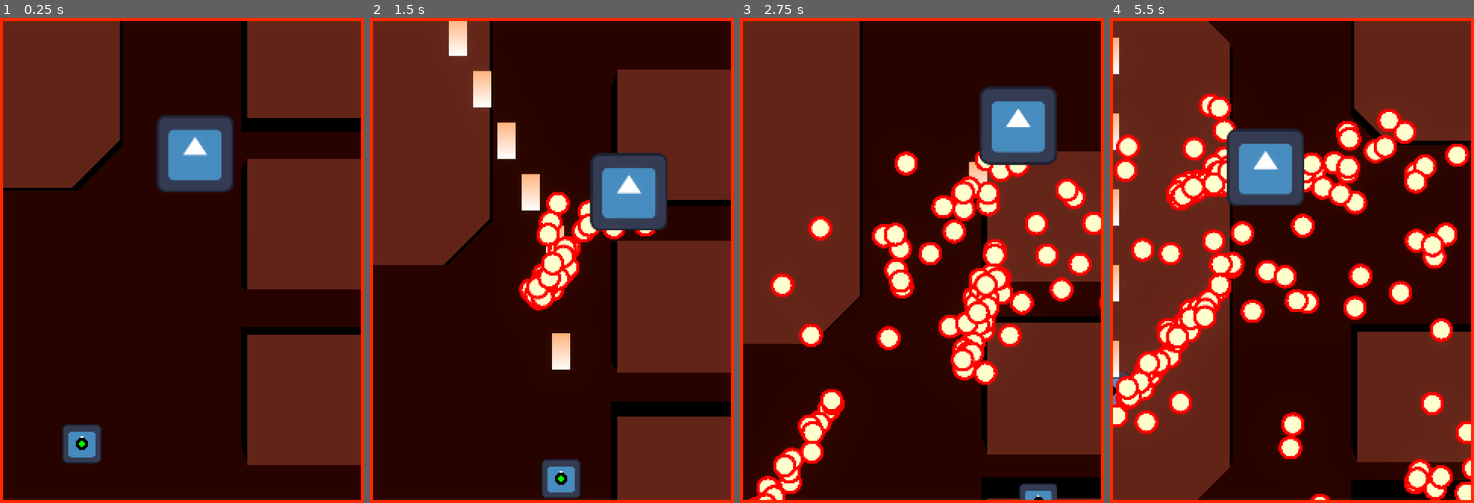
Above: before the commit, frames 1-4 (left to right).
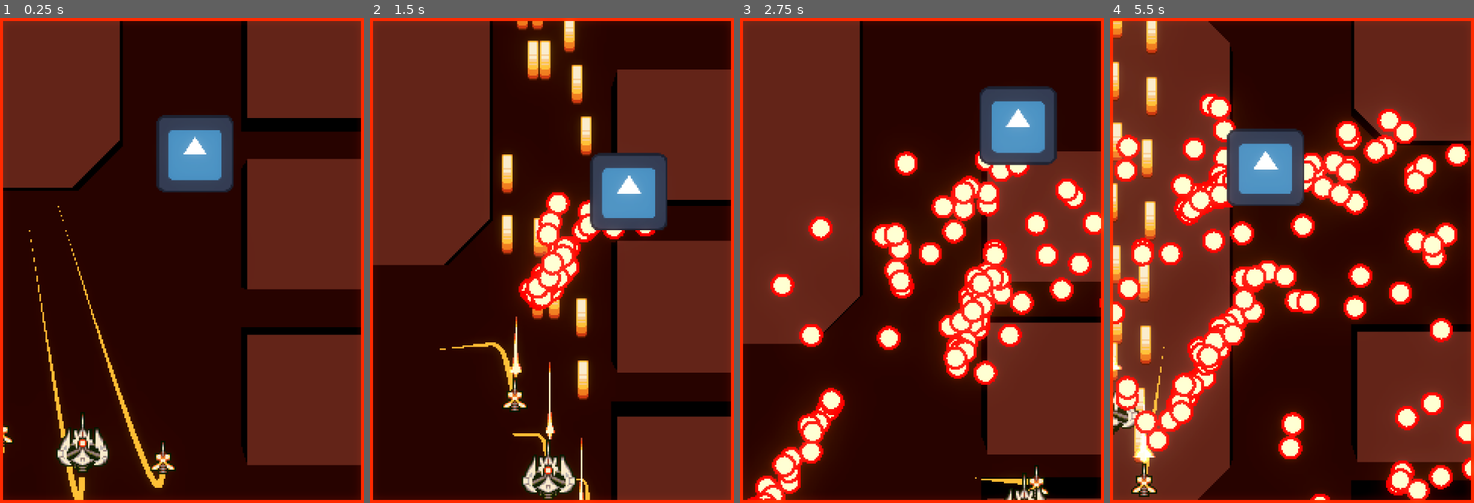
Above: after the commit, the same moments.

Repository: Aeterasu/GWJ97
Game: Godot game, scene res://main/main.tscn
Two runs of this game, one before a commit and one after it. Both use one fixed random seed, a clock stepped at 60 frames per second and the inputs below. The engine's default icon, where the game draws it, is replaced by a stand-in: a white triangle on a blue panel in a dark square.
Inputs (mouse positions are in pixels of both pictures, inside the frame that each line leads up to):
- Up to frame 1 (0.25 s): no input
- Up to frame 2 (1.5 s): tap Enter (ui_accept) at 0.5, 0.77 s; move the mouse to (632, 236) at 0.52 s; hold D (player_input_right) 0.53-1.28 s; hold J (player_input_action_1) 0.53-1.28 s; click (632, 236) at 0.67 s; move the mouse to (479, 284) at 1.27 s; hold S (player_input_down) from 1.28 s (still down); tap J (player_input_action_1) at 1.35 s
- Up to frame 3 (2.75 s): tap Enter (ui_accept) at 1.52 s; move the mouse to (958, 153) at 2.02 s; release S (player_input_down) at 2.03 s; hold D (player_input_right) from 2.03 s (still down); hold K (player_input_action_2) from 2.03 s (still down); tap J (player_input_action_1) at 2.3 s
- Up to frame 4 (5.5 s): move the mouse to (1273, 357) at 2.77 s; release D (player_input_right) at 2.78 s; release K (player_input_action_2) at 2.78 s; hold W (player_input_up) 2.78-3.53 s; tap J (player_input_action_1) at 2.85, 4.55 s; click (1273, 357) at 2.92 s; tap Enter (ui_accept) at 3.02, 3.77, 4.52 s; move the mouse to (1401, 333) at 3.52 s; hold J (player_input_action_1) 3.53-4.28 s; hold A (player_input_left) 3.53-5.03 s; move the mouse to (1182, 187) at 4.27 s; tap K (player_input_action_2) at 4.35 s; move the mouse to (1310, 260) at 5.02 s; hold S (player_input_down) from 5.03 s (still down); hold J (player_input_action_1) from 5.03 s (still down); click (1310, 260) at 5.17 s

The runs differ from the first frame. In frame 1, 2.6% of the frame differs, in the area x 0-61%, y 23-100%; in frame 2, 7.9%; in frame 3, 5.0%; in frame 4, 16%, in the area x 0-100%, y 0-100%.

Commit message:
shooting

Diff:
--- a/project/bullet/bullet.gd
+++ b/project/bullet/bullet.gd
@@ -14,10 +14,12 @@
 var multimesh_id: int = 0
 
 func update(delta: float) -> void:
+	if not is_active:
+		return
+
 	position = process_standard_bullet(delta)
 
-	if position.x <= -32.0 or position.x >= Game.BOARD_SIZE.x + 32.0\
-		or position.y <= -32.0 or position.y >= Game.BOARD_SIZE.y + 32.0:
+	if position.y <= -32.0 or position.y >= Game.BOARD_SIZE.y + 32.0 or position.x <= -32.0 or position.x >= Game.BOARD_SIZE.x + 32.0:
 		is_active = false
 
 func process_standard_bullet(delta: float) -> Vector2:
--- a/project/bullet/bullet_engine.gd
+++ b/project/bullet/bullet_engine.gd
@@ -95,6 +95,7 @@
 	set_bullet_mesh_position(bullet.multimesh_id, position)
 	bullet_visual.multimesh.reset_instance_physics_interpolation(bullet.multimesh_id)
 
+	PhysicsServer2D.area_set_transform(bullet.area_rid, Transform2D.IDENTITY.translated(bullet.position))
 	PhysicsServer2D.area_set_shape_disabled(bullet.area_rid, 0, false)
 
 	active_bullet_count += 1
--- a/project/game/game.tscn
+++ b/project/game/game.tscn
@@ -5,8 +5,10 @@
 [ext_resource type="Script" uid="uid://dpcpbpske8jii" path="res://bullet/bullet_engine.gd" id="2_4fuuu"]
 [ext_resource type="ArrayMesh" uid="uid://b3yur11e2x152" path="res://backdrop/mesh/backdrop_base.obj" id="2_dakft"]
 [ext_resource type="Script" uid="uid://llf5q5lfma04" path="res://backdrop/3d_backdrop.gd" id="2_u5opy"]
+[ext_resource type="Script" uid="uid://dbaxnfdbt6cyt" path="res://game/game_sequencer.gd" id="2_y36n6"]
 [ext_resource type="Script" uid="uid://dlc3jkre3x6x8" path="res://enemy/test_enemy.gd" id="4_dxrkv"]
 [ext_resource type="Texture2D" uid="uid://5lbu4jhq605g" path="res://icon.svg" id="5_dakft"]
+[ext_resource type="Texture2D" uid="uid://cag6n42kgn62k" path="res://bullet/texture/texture_player_bullet.png" id="7_l8g03"]
 
 [sub_resource type="Environment" id="Environment_y36n6"]
 background_mode = 1
@@ -21,17 +23,10 @@
 albedo_color = Color(0.36862746, 0.11372549, 0.05490196, 1)
 
 [sub_resource type="QuadMesh" id="QuadMesh_dakft"]
-size = Vector2(12, 24)
+size = Vector2(9, -28)
 
 [sub_resource type="MultiMesh" id="MultiMesh_dxrkv"]
 mesh = SubResource("QuadMesh_dakft")
-
-[sub_resource type="Gradient" id="Gradient_dxrkv"]
-colors = PackedColorArray(1, 0.69411767, 0.4745098, 1, 1, 1, 1, 1)
-
-[sub_resource type="GradientTexture2D" id="GradientTexture2D_dakft"]
-gradient = SubResource("Gradient_dxrkv")
-fill_from = Vector2(1, 1)
 
 [sub_resource type="QuadMesh" id="QuadMesh_u5opy"]
 size = Vector2(16, 16)
@@ -56,6 +51,14 @@
 [node name="Game" type="Node2D" unique_id=1170915870 node_paths=PackedStringArray("player")]
 script = ExtResource("1_vasa2")
 player = NodePath("Player")
+
+[node name="GameSequencer" type="Node" parent="." unique_id=1755961327 node_paths=PackedStringArray("animation_player")]
+script = ExtResource("2_y36n6")
+animation_player = NodePath("AnimationPlayer")
+patterns_health = Array[float]([400.0, 400.0, 250.0, 450.0, 600.0, 700.0, 900.0])
+metadata/_custom_type_script = "uid://dbaxnfdbt6cyt"
+
+[node name="AnimationPlayer" type="AnimationPlayer" parent="GameSequencer" unique_id=1987204388]
 
 [node name="ColorRect" type="ColorRect" parent="." unique_id=1323206809]
 z_index = -4096
@@ -103,9 +106,6 @@
 transform = Transform3D(1, 0, 0, 0, -4.371139e-08, 1, 0, -1, -4.371139e-08, 0, 20.952, 6.406)
 fov = 21.0
 
-[node name="Player" parent="." unique_id=151246520 node_paths=PackedStringArray("bullet_engine") instance=ExtResource("1_l1rk1")]
-bullet_engine = NodePath("../PlayerBulletEngine")
-
 [node name="PlayerBulletEngine" type="Node" parent="." unique_id=107471320 node_paths=PackedStringArray("bullet_visual")]
 script = ExtResource("2_4fuuu")
 max_bullet_count = 1024
@@ -114,8 +114,12 @@
 metadata/_custom_type_script = "uid://dpcpbpske8jii"
 
 [node name="PlayerBulletVisual" type="MultiMeshInstance2D" parent="." unique_id=1722292251]
+texture_filter = 1
 multimesh = SubResource("MultiMesh_dxrkv")
-texture = SubResource("GradientTexture2D_dakft")
+texture = ExtResource("7_l8g03")
+
+[node name="Player" parent="." unique_id=151246520 node_paths=PackedStringArray("bullet_engine") instance=ExtResource("1_l1rk1")]
+bullet_engine = NodePath("../PlayerBulletEngine")
 
 [node name="EnemyBulletEngine" type="Node" parent="." unique_id=186166208 node_paths=PackedStringArray("bullet_visual")]
 script = ExtResource("2_4fuuu")
--- /dev/null
+++ b/project/game/game_sequencer.gd
@@ -0,0 +1,5 @@
+class_name GameSequencer extends Node
+
+@export var animation_player: AnimationPlayer = null
+
+@export var patterns_health: Array[float] = []
--- a/project/main/main.tscn
+++ b/project/main/main.tscn
@@ -12,7 +12,8 @@
 background_mode = 3
 background_canvas_max_layer = 1000
 glow_enabled = true
-glow_hdr_threshold = 0.6
+glow_intensity = 0.5
+glow_hdr_threshold = 0.4
 glow_hdr_scale = 1.3
 
 [sub_resource type="LabelSettings" id="LabelSettings_3b7yk"]
@@ -57,6 +58,8 @@
 
 [node name="SubViewport" type="SubViewport" parent="GameLayer/SubViewportContainer" unique_id=1270011132]
 handle_input_locally = false
+canvas_item_default_texture_filter = 0
+canvas_item_default_texture_repeat = 1
 oversampling = false
 size = Vector2i(240, 320)
 render_target_update_mode = 4
--- a/project/player/player.gd
+++ b/project/player/player.gd
@@ -3,14 +3,37 @@
 @export var base_speed: float = 0.0
 @export var focus_speed: float = 0.0
 
-@export var weapon: PlayerWeapon = null
+@export var base_weapon: PlayerWeapon = null
+@export var focus_weapon: PlayerWeapon = null
 var is_focused: bool = false
 
 @export var bullet_engine: BulletEngine = null
 
+@export var options_rotation_speed: float = 0.0
+@export var options_base_distance: float = 0.0
+@export var options_focus_distance: float = 0.0
+@export var options: Array[Node2D] = []
+@export var options_transition_duration: float = 0.0
+var options_transition_current_timer: float = 0.0
+var options_angle: float = 0.0
+
+@export var muzzle_flashes: Array[Node2D] = []
+
+var lives: int = 0
+const STARTING_LIVES: int = 3
+const INVINCIBILITY_ON_HIT: float = 6.0
+const INVINCIBILITY_ON_BOMB: float = 3.0
+
 var enable_hitbox: bool = false
 
 var control_state: ControlState = ControlState.NORMAL
+
+var invincibility_timer: float = 0.0
+
+var is_dead: bool = false
+
+signal on_hit
+signal on_death
 
 enum ControlState
 {
@@ -19,15 +42,42 @@
 }
 
 func _ready() -> void:
-	weapon.bullet_engine = self.bullet_engine
+	base_weapon.bullet_engine = self.bullet_engine
+	focus_weapon.bullet_engine = self.bullet_engine
+
+	base_weapon.on_fire.connect(on_fire)
+	focus_weapon.on_fire.connect(on_fire)
 
 	collision_layer = 1 << BulletEngine.PLAYER_COLLISION_BIT
 	collision_mask = 1 << BulletEngine.ENEMY_COLLISION_BIT
 
+	for flash in muzzle_flashes:
+		flash.scale.x = 0.0
+
 func _physics_process(delta: float) -> void:
 	if control_state == ControlState.NORMAL:
+		if is_dead:
+			return
+
 		process_movement(delta)
 		process_weapon(delta)
+
+	# options
+
+	options_angle += options_rotation_speed * delta
+
+	if is_focused:
+		options_transition_current_timer = min(options_transition_current_timer + delta, options_transition_duration)
+	else:
+		options_transition_current_timer = max(options_transition_current_timer - delta, 0.0)
+
+	var final_radius: float = lerp(options_base_distance, options_focus_distance, options_transition_current_timer / options_transition_duration)
+
+	if options.size() > 0:
+		for i in options.size():
+			var angle = options_angle + (TAU / options.size()) * i
+			var offset = Vector2(cos(angle), sin(angle)) * final_radius
+			options[i].position = offset
 
 func process_movement(delta: float) -> void:
 	var dir: Vector2 = Vector2.ZERO
@@ -41,10 +91,42 @@
 
 func process_weapon(delta: float) -> void:
 	is_focused = Input.is_action_pressed("player_input_action_2")
-	weapon.is_firing = Input.is_action_pressed("player_input_action_1")
+
+	var fire_input = Input.is_action_pressed("player_input_action_1")
+
+	var focus_ready = options_transition_current_timer >= options_transition_duration
+
+	base_weapon.is_firing = fire_input and (not focus_ready)
+	focus_weapon.is_firing = fire_input and focus_ready
 
 func hit() -> void:
-	pass
+	if is_dead:
+		return
+
+	if control_state == ControlState.IN_CUTSCENE:
+		return
+
+	if invincibility_timer > 0.0:
+		return
+
+	lives -= 1;
+
+	on_hit.emit()
+
+	if lives < 0:
+		on_death.emit()
 
 func _process(delta: float) -> void:
-	pass
+	for flash in muzzle_flashes:
+		flash.scale.x = lerp(flash.scale.x, 0.0, 1.0 - exp(-20.0 * delta))
+		flash.scale.y = lerp(flash.scale.y, 2.0, 1.0 - exp(-20.0 * delta))
+
+		if (not base_weapon.is_firing) and (not focus_weapon.is_firing):
+			flash.visible = true
+
+func on_fire() -> void:
+	for flash in muzzle_flashes:
+		flash.scale = Vector2.ONE * randf_range(0.8, 1.5)
+
+		flash.position.x = randf_range(-2.0, 2.0)
+		flash.visible = not flash.visible
--- a/project/player/player.tscn
+++ b/project/player/player.tscn
@@ -1,41 +1,148 @@
 [gd_scene format=3 uid="uid://bjvwqcehq80f5"]
 
 [ext_resource type="Script" uid="uid://bghv017mpdmfg" path="res://player/player.gd" id="1_rkbax"]
-[ext_resource type="Texture2D" uid="uid://5lbu4jhq605g" path="res://icon.svg" id="2_g1dw6"]
-[ext_resource type="Script" uid="uid://chy30x75gw6ih" path="res://util/2d/circle_2d.gd" id="3_g1dw6"]
+[ext_resource type="Texture2D" uid="uid://vc3iv2rrc83u" path="res://bullet/texture/texture_player.png" id="2_g1dw6"]
+[ext_resource type="Script" uid="uid://bd3qyvjnay3cr" path="res://util/2d/lerp_follower_2d.gd" id="3_g6k8r"]
+[ext_resource type="Script" uid="uid://cnksq2oeepu0y" path="res://util/2d/trail_2d.gd" id="3_qjkh3"]
+[ext_resource type="Texture2D" uid="uid://cw3vre4x0mjwl" path="res://bullet/texture/texture_player_option.png" id="4_qjkh3"]
 [ext_resource type="Script" uid="uid://daly1svuqwggy" path="res://player/player_weapon.gd" id="4_yw30f"]
+[ext_resource type="Texture2D" uid="uid://pbvi3x36nsw6" path="res://bullet/texture/texture_player_muzzle_flash.png" id="7_boad6"]
+
+[sub_resource type="Curve" id="Curve_3b7yk"]
+_data = [Vector2(0, 0), 0.0, 0.0, 0, 0, Vector2(1, 1), 0.0, 0.0, 0, 0]
+point_count = 2
+
+[sub_resource type="CanvasItemMaterial" id="CanvasItemMaterial_boad6"]
+blend_mode = 1
 
 [sub_resource type="CircleShape2D" id="CircleShape2D_3b7yk"]
 radius = 2.0
 
-[node name="Player" type="Area2D" unique_id=1584514943 node_paths=PackedStringArray("weapon")]
+[node name="Player" type="Area2D" unique_id=1584514943 node_paths=PackedStringArray("base_weapon", "focus_weapon", "options", "muzzle_flashes")]
+y_sort_enabled = true
 script = ExtResource("1_rkbax")
-base_speed = 240.0
+base_speed = 210.0
 focus_speed = 100.0
-weapon = NodePath("BaseWeapon")
+base_weapon = NodePath("BaseWeapon")
+focus_weapon = NodePath("FocusWeapon")
+options_rotation_speed = 0.785
+options_base_distance = 54.0
+options_focus_distance = 16.0
+options = [NodePath("Option1"), NodePath("Option2")]
+options_transition_duration = 0.3
+muzzle_flashes = [NodePath("Option1/MuzzleFlash"), NodePath("Option2/MuzzleFlash"), NodePath("MuzzleFlash")]
 
-[node name="AnimatedSprite2D" type="Sprite2D" parent="." unique_id=77417257]
-scale = Vector2(0.2, 0.2)
+[node name="Sprite2D" type="Sprite2D" parent="." unique_id=1154157569]
 texture = ExtResource("2_g1dw6")
+offset = Vector2(0.5, -0.5)
 
-[node name="Circle2D2" type="Node2D" parent="." unique_id=1089275576]
-modulate = Color(0, 0, 0, 1)
-script = ExtResource("3_g1dw6")
-radius = 4.0
-metadata/_custom_type_script = "uid://chy30x75gw6ih"
+[node name="LerpFollower2D" type="Node2D" parent="Sprite2D" unique_id=2089604479]
+position = Vector2(0, 15)
+script = ExtResource("3_g6k8r")
+lerp_weight = 25.0
+metadata/_custom_type_script = "uid://bd3qyvjnay3cr"
 
-[node name="Circle2D" type="Node2D" parent="." unique_id=1012028860]
-modulate = Color(0, 1, 0, 1)
-script = ExtResource("3_g1dw6")
-radius = 2.0
-metadata/_custom_type_script = "uid://chy30x75gw6ih"
+[node name="Trail2D" type="Line2D" parent="Sprite2D/LerpFollower2D" unique_id=1387270608]
+show_behind_parent = true
+z_index = -1
+z_as_relative = false
+position = Vector2(0, 15)
+width = 4.0
+width_curve = SubResource("Curve_3b7yk")
+default_color = Color(1, 0.73333335, 0.20392157, 1)
+script = ExtResource("3_qjkh3")
+length = 25
+metadata/_custom_type_script = "uid://cnksq2oeepu0y"
 
-[node name="BaseWeapon" type="Node2D" parent="." unique_id=1696975318]
+[node name="BaseWeapon" type="Node2D" parent="." unique_id=1696975318 node_paths=PackedStringArray("shot_origins")]
 script = ExtResource("4_yw30f")
-fire_rate = 0.06
+shot_origins = [NodePath("../ShotOrigin1"), NodePath("../ShotOrigin2"), NodePath("../Option1/ShotOrigin1"), NodePath("../Option2/ShotOrigin2")]
+origin_random_offset = Vector2(4, 0)
+fire_rate = 0.024
 damage = 1.0
-shot_speed = 512.0
+shot_speed = 1000.0
 metadata/_custom_type_script = "uid://daly1svuqwggy"
+
+[node name="FocusWeapon" type="Node2D" parent="." unique_id=1213521630 node_paths=PackedStringArray("shot_origins")]
+script = ExtResource("4_yw30f")
+shot_origins = [NodePath("../ShotOrigin1"), NodePath("../ShotOrigin2"), NodePath("../Option1/ShotOrigin1"), NodePath("../Option2/ShotOrigin2")]
+origin_random_offset = Vector2(1, 0)
+fire_rate = 0.024
+damage = 1.333
+shot_speed = 1500.0
+metadata/_custom_type_script = "uid://daly1svuqwggy"
+
+[node name="ShotOrigin1" type="Marker2D" parent="." unique_id=1864858623]
+position = Vector2(-5, -32)
+
+[node name="ShotOrigin2" type="Marker2D" parent="." unique_id=1002547425]
+position = Vector2(5, -32)
+
+[node name="Option1" type="Sprite2D" parent="." unique_id=703252772]
+position = Vector2(-32, 0)
+texture = ExtResource("4_qjkh3")
+
+[node name="ShotOrigin1" type="Marker2D" parent="Option1" unique_id=681034560]
+position = Vector2(0, -27)
+
+[node name="LerpFollower2D" type="Node2D" parent="Option1" unique_id=1059055063]
+script = ExtResource("3_g6k8r")
+lerp_weight = 25.0
+metadata/_custom_type_script = "uid://bd3qyvjnay3cr"
+
+[node name="Trail2D" type="Line2D" parent="Option1/LerpFollower2D" unique_id=1704746616]
+show_behind_parent = true
+z_index = -1
+z_as_relative = false
+position = Vector2(0, 15)
+width = 4.0
+width_curve = SubResource("Curve_3b7yk")
+default_color = Color(1, 0.73333335, 0.20392157, 1)
+script = ExtResource("3_qjkh3")
+length = 25
+metadata/_custom_type_script = "uid://cnksq2oeepu0y"
+
+[node name="MuzzleFlash" type="Sprite2D" parent="Option1" unique_id=1687499647]
+material = SubResource("CanvasItemMaterial_boad6")
+position = Vector2(0, -11)
+texture = ExtResource("7_boad6")
+offset = Vector2(0, -16)
+
+[node name="Option2" type="Sprite2D" parent="." unique_id=2098643966]
+position = Vector2(32, 0)
+texture = ExtResource("4_qjkh3")
+
+[node name="ShotOrigin2" type="Marker2D" parent="Option2" unique_id=600054007]
+position = Vector2(0, -27)
+
+[node name="LerpFollower2D" type="Node2D" parent="Option2" unique_id=1052546185]
+script = ExtResource("3_g6k8r")
+lerp_weight = 25.0
+metadata/_custom_type_script = "uid://bd3qyvjnay3cr"
+
+[node name="Trail2D" type="Line2D" parent="Option2/LerpFollower2D" unique_id=752314262]
+show_behind_parent = true
+z_index = -1
+z_as_relative = false
+position = Vector2(0, 15)
+width = 4.0
+width_curve = SubResource("Curve_3b7yk")
+default_color = Color(1, 0.73333335, 0.20392157, 1)
+script = ExtResource("3_qjkh3")
+length = 25
+metadata/_custom_type_script = "uid://cnksq2oeepu0y"
+
+[node name="MuzzleFlash" type="Sprite2D" parent="Option2" unique_id=1345448295]
+material = SubResource("CanvasItemMaterial_boad6")
+position = Vector2(0, -11)
+texture = ExtResource("7_boad6")
+offset = Vector2(0, -16)
 
 [node name="CollisionShape2D" type="CollisionShape2D" parent="." unique_id=128030895]
 shape = SubResource("CircleShape2D_3b7yk")
+
+[node name="MuzzleFlash" type="Sprite2D" parent="." unique_id=1549284357]
+material = SubResource("CanvasItemMaterial_boad6")
+position = Vector2(0, -20)
+texture = ExtResource("7_boad6")
+offset = Vector2(0, -16)
--- a/project/player/player_weapon.gd
+++ b/project/player/player_weapon.gd
@@ -1,4 +1,7 @@
 class_name PlayerWeapon extends Node2D
+
+@export var shot_origins: Array[Marker2D] = []
+@export var origin_random_offset: Vector2 = Vector2.ZERO
 
 @export var fire_rate: float = 0.0
 var fire_time_left: float = 0.0
@@ -11,6 +14,8 @@
 
 var bullet_engine: BulletEngine = null
 
+signal on_fire
+
 func _physics_process(delta: float) -> void:
 	if is_firing:
 		fire_time_left -= delta
@@ -22,4 +27,10 @@
 		fire_time_left = 0.0
 
 func fire() -> void:
-	bullet_engine.fire_bullet(global_position, Vector2.UP.angle(), shot_speed)
+	for origin in shot_origins:
+		var offset: Vector2 = Vector2(
+			randf_range(-origin_random_offset.x, origin_random_offset.y),
+			randf_range(-origin_random_offset.y, origin_random_offset.y))
+		bullet_engine.fire_bullet(origin.global_position + offset, Vector2.UP.angle(), shot_speed)
+
+	on_fire.emit()
--- a/project/project.godot
+++ b/project/project.godot
@@ -31,6 +31,7 @@
 window/size/window_height_override=960
 window/stretch/mode="canvas_items"
 window/stretch/aspect="expand"
+window/vsync/vsync_mode=0
 
 [input]
 
Binary file added: project/backdrop/texture/texture_clouds.png
Not shown, added: project/backdrop/texture/texture_clouds.png.import
Binary file added: project/bullet/texture/texture_player.png
Not shown, added: project/bullet/texture/texture_player.png.import
Binary file added: project/bullet/texture/texture_player_bullet.png
Not shown, added: project/bullet/texture/texture_player_bullet.png.import
Binary file added: project/bullet/texture/texture_player_muzzle_flash.png
Not shown, added: project/bullet/texture/texture_player_muzzle_flash.png.import
Binary file added: project/bullet/texture/texture_player_option.png
Not shown, added: project/bullet/texture/texture_player_option.png.import
Not shown, added: project/game/game_sequencer.gd.uid
Not shown, added: project/backdrop/texture/.texture_clouds.png-autosave.kra
(and 3 more such lines)
